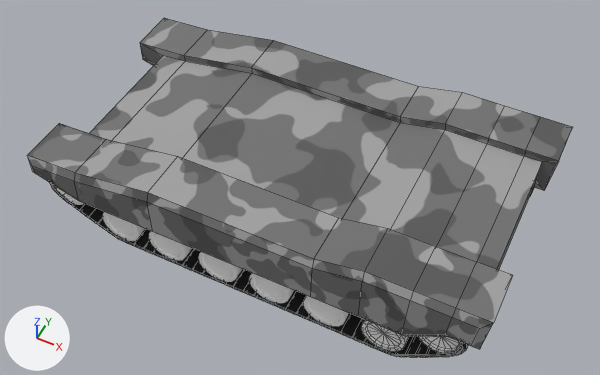
The FBX model models/AresTankBase.fbx: old version first, new version second.
Camera for both pictures: a camera (50 mm lens) standing at (1.83, -3.7, 4.91) and looking at (0.05, -0.14, 0.46). The lights are fixed; the arrows at lower left show +X, +Y and +Z. Mesh edges are drawn as thin lines on the coarser meshes. Where no turn or scale is listed for an object, it has been applied to the vertices.

The scene before the commit, as lines of its bpy script (objects in view):
```python
me_mesh_004 = bpy.data.meshes.new('Mesh.004')
me_mesh_004.from_pydata(...)  # 66 vertices, 80 faces; spans x -0.155..0.155, y -0.155..0.155, z -0.155..0.155
me_mesh_004.materials.append(mat_phong2)  # its picture is missing
me_mesh_005 = bpy.data.meshes.new('Mesh.005')
me_mesh_005.from_pydata(...)  # 66 vertices, 80 faces; spans x -0.155..0.155, y -0.155..0.155, z -0.155..0.155
me_mesh_005.materials.append(mat_phong2)  # its picture is missing
me_mesh_006 = bpy.data.meshes.new('Mesh.006')
me_mesh_006.from_pydata(...)  # 412 vertices, 410 faces; spans x -1.52..1.67, y -0.16..0.17, z 0.09..0.8
me_mesh_006.materials.append(mat_phong3)  # picture img_brushed_steel_jpg
ob_pcube2 = bpy.data.objects.new('pCube2', me_mesh_006)
ob_pcube2.location = (-0.119, -0.707, -0.072)
ob_pcylinder4 = bpy.data.objects.new('pCylinder4', me_mesh_005)
ob_pcylinder4.location = (-0.232, -0.704, 0.209)
ob_pcylinder5 = bpy.data.objects.new('pCylinder5', me_mesh_004)
ob_pcylinder5.location = (0.175, -0.704, 0.209)
# also in view: 'pCylinder7' at (1.02, -0.7, 0.21); 'pCylinder8' at (1.38, -0.7, 0.44); 'pCylinder6' at (0.59, -0.7, 0.21); 'pCylinder2' at (-1.05, -0.7, 0.21); 'pCube1' at (-0.04, 0.0, 0.55)
```
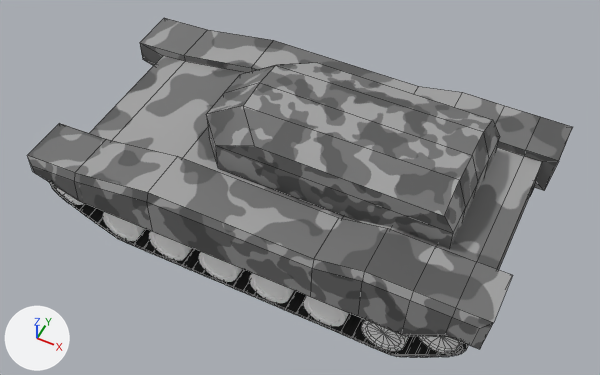
Boxes (x1, y1, x2, y2) around the edits, measured in the pictures (600 x 375 px):
'pCube4', added: after (207, 63, 500, 249)

Edits to the bpy script that builds the scene:
```text
Add me_mesh_019:
    me_mesh_019.from_pydata(...)  # 30 vertices, 28 faces; spans x -0.62..1.25, y -0.46..0.46, z -0.33..0.12
    me_mesh_019.materials.append(mat_phong1)  # picture img_camouflage_pattern_texture_png
Add ob_pcube4:
    ob_pcube4 = bpy.data.objects.new('pCube4', me_mesh_019)
    ob_pcube4.location = (0.0, 0.0, 1.075)
```
